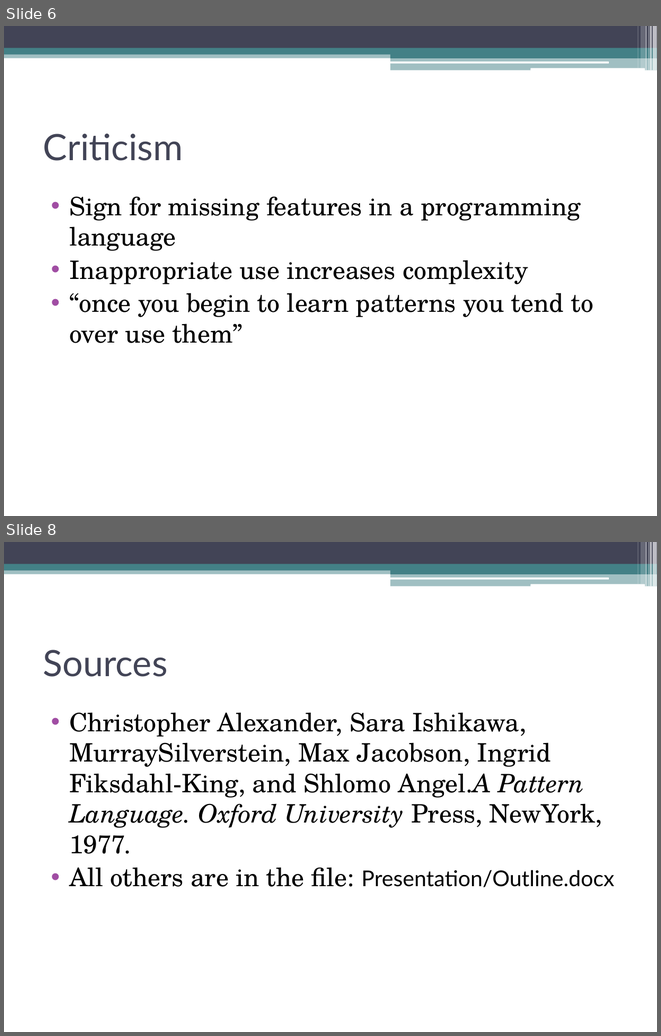
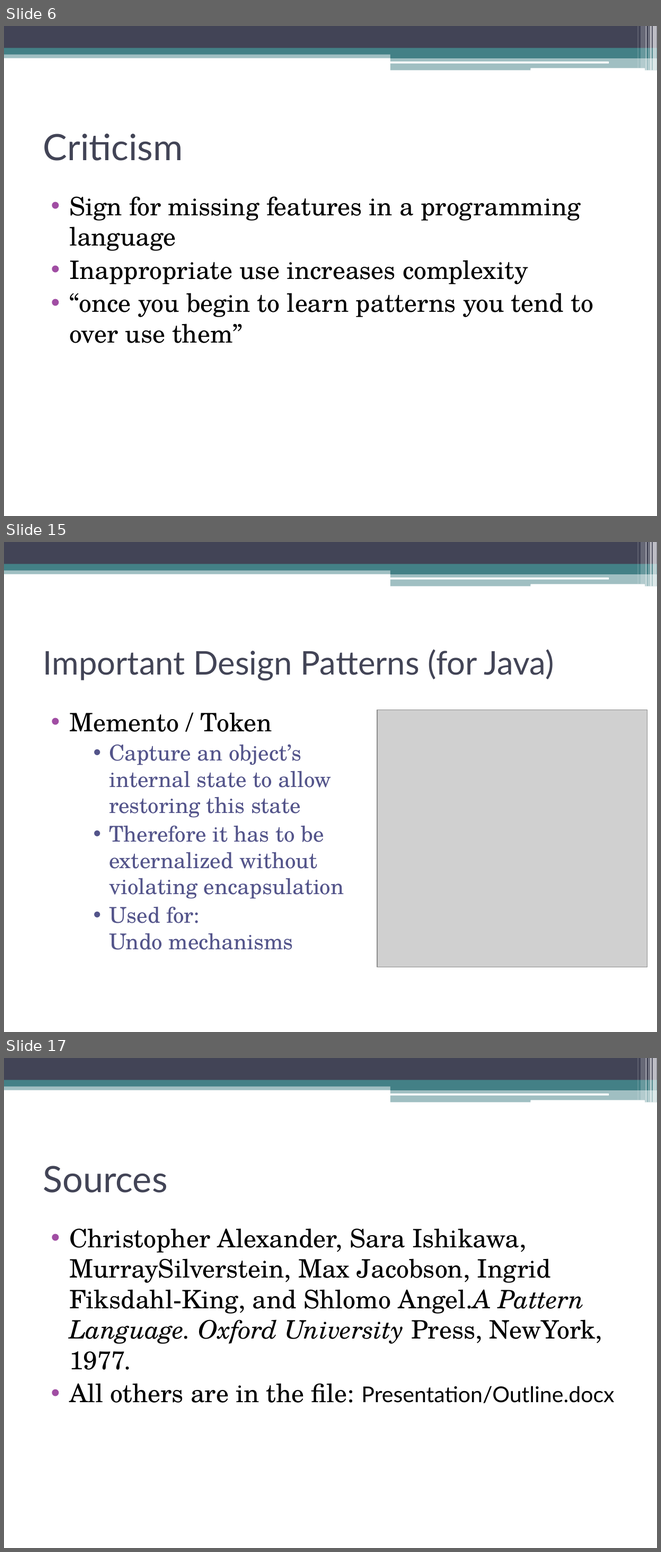
Before and after one commit to CodeLionX/ePortfolio_DesignPatterns, a slide deck: presentation/Design Patterns.pptx. Shown one above the other, each under a label of ours: slides 6 and 8 before the commit, slides 6, 15 and 17 after it; the slides between them are not shown. The pictures are 661x1036 and 661x1552 pixels, drawn with LibreOffice and Linux fonts; fonts in the diff are those of the drawing; grey boxes stand for pictures. Boxes give left, top, right and bottom in pixels: in the first picture for what was removed or moved away, otherwise in the second. Text is boxed around its words. In the diff, an @@ line names an element or a change of style, - is before the commit and + after.

Commit message:
added Pattern examples and worked on PPT

```diff
--- a/presentation/Design Patterns.pptx
+++ b/presentation/Design Patterns.pptx
@@ slide 15 added at (4, 542, 657, 1032), background #FFFFFF; not listed: 13 template elements that a slide beside it also shows @@
@@ title added at (43, 649, 554, 681), 36 pt, text #424456 @@
+Important Design Patterns (for Java)
@@ text added at (69, 712, 344, 950), 24 pt, text #53548A @@
+• Memento / Token
+    • Capture an object’s internal state to allow restoring this state
+    • Therefore it has to be externalized without violating encapsulation
+    • Used for:
+      Undo mechanisms
@@ picture added at (377, 710, 647, 967) @@
@@ what was slide 8 is now slide 17 @@
```
Also in this commit, not shown: 1 slide changed, 8 other slides added, 4 other files.
